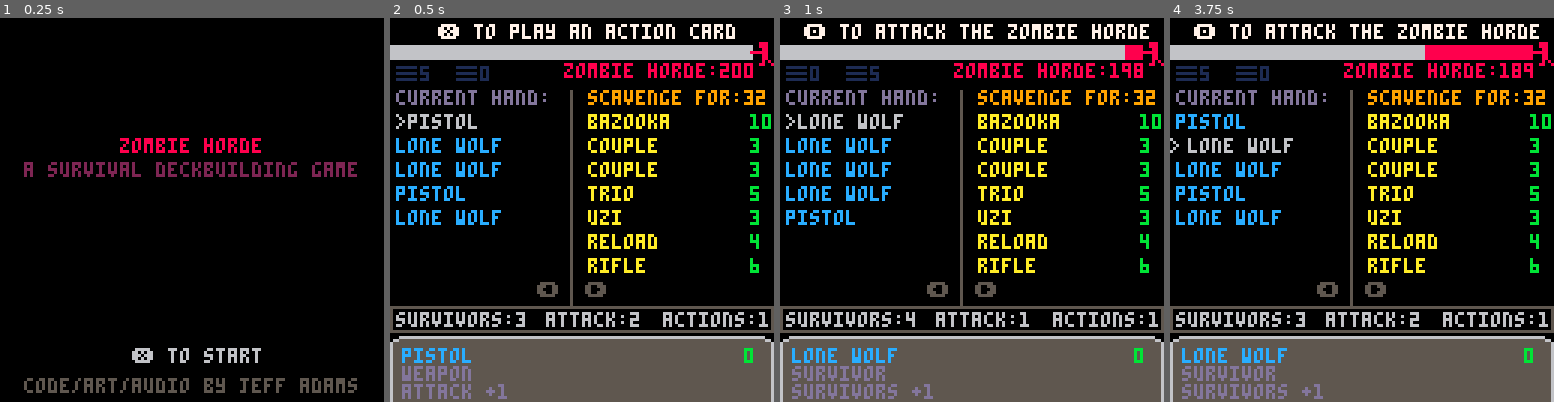
Above: before the commit, frames 1-4 (left to right).
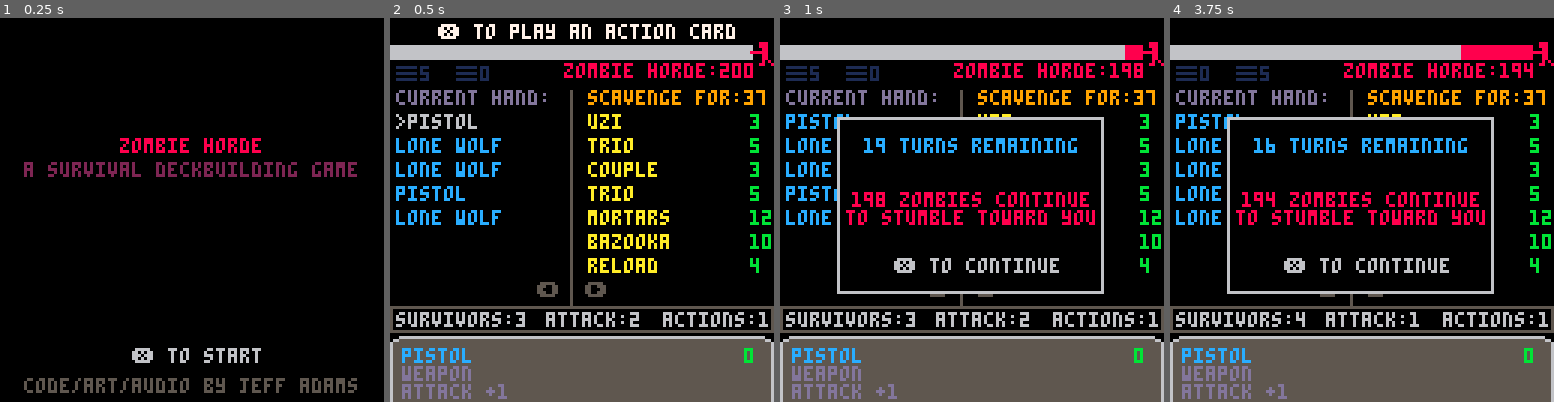
Above: after the commit, the same moments.

Repository: jeff-adams/pico8
Game: PICO-8 cartridge dev/zombie.p8
Two runs of this game, one before a commit and one after it. Both use one fixed random seed, a clock stepped at 60 frames per second and the inputs below.
Inputs:
- Up to frame 1 (0.25 s): no input
- Up to frame 2 (0.5 s): tap X (X key) at 0.33 s
- Up to frame 3 (1 s): tap O (Z key) at 0.7 s
- Up to frame 4 (3.75 s): tap X (X key) at 1.07, 1.85, 2.97 s; hold Right 1.6-2.1 s; tap O (Z key) every 0.4 s from 1.7 to 3.7 s; hold Up 2.15-2.42 s; hold Right 2.47-3.03 s; hold Left 3.08-3.58 s; hold Down from 3.63 s (still down)

Frame 1 is identical in both runs. In frame 2, 1.8% of the frame differs, in the area x 51-100%, y 20-67%; in frame 3, 12%, in the area x 1-100%, y 1-100%; in frame 4, 12%.

Commit message:
Add trash action and turn message to zombie

Diff:
--- a/dev/zombie.p8
+++ b/dev/zombie.p8
@@ -5,10 +5,8 @@
 --by jeff adams
 
 --todo
---balance scavenge
 --bug: too many cards in hand
---card graphic
---menu
+--better name for trash action
 --balance cards
 --sfx/music
 --graphics for card types
@@ -45,7 +43,6 @@
 	acts=0
 	surv=0
 	atk=0
-	scvng=1
 	turns=20
 	horde=200
 	current={card={},sel=1,cards=hand}
@@ -132,8 +129,8 @@
 			qty=2
 		},
 		{
-			cost=4,
-			title="weakest link",
+			cost=3,
+			title="trash",
 			ctype="action",
 			desc="trash any cards from hand",
 			actions=
@@ -143,7 +140,7 @@
 					val=0
 				}
 			},
-			qty=0
+			qty=5
 		},
 		{
 			cost=4,
@@ -250,7 +247,9 @@
 end
 
 function trash_action(_amount)
-	--trash an amount of cards from hand
+	current.sel=1
+	update_state=update_trash
+	draw_state=draw_trash
 end
 
 function action_action(_amount)
@@ -263,6 +262,10 @@
 
 function scavenge_action(_amount)
 	scvng+=_amount
+end
+
+function attack_action(_amount)
+	atk+=_amount
 end
 
 -->8
@@ -332,7 +335,6 @@
 function scavenge_card(_card)
 	if surv >= _card.cost then
 		surv-=_card.cost
-		scvng-=1
 		add(discard,_card)
 		del(scavenge,_card)
 		refresh_scavenge()
@@ -362,10 +364,8 @@
 		game_btns()
 		game_messages()
 	else
-		win_check()
 		discard_hand()
 		init_player()
-		turns-=1
 	end
 end
 
@@ -420,13 +420,17 @@
 	end
 	if btnp(🅾️) then
 		attack_horde()
+		draw_state=draw_turn
+		update_state=update_turn
 		is_player_turn=false
+		turns-=1
+		win_check()
 	end
 end
 
 function win_check()
 	if horde<=0 or turns <=0 then
-		draw_state=game_over_draw
+		draw_state=draw_gameover
 	end
 end
 
@@ -434,6 +438,29 @@
 	if btnp(❎) then
 		update_state=update_game
 		draw_state=draw_game
+	end
+end
+
+function update_turn()
+	if btnp(❎) then
+		update_state=update_game
+		draw_state=draw_game
+	end
+end
+
+function update_trash()
+	if btnp(❎) then
+		del(hand,hand[current.sel])
+	end
+	if btnp(🅾️) then
+		update_state=update_game
+		draw_state=draw_game
+	end
+	if btnp(⬇️) then
+		next_card()
+	end
+	if btnp(⬆️) then
+		previous_card()
 	end
 end
 -->8
@@ -474,7 +501,9 @@
 	print("▤"..#draw.."  ▤"..#discard,2,16,1)
 	print("current hand:",2,24,13)
 	for i=1,#hand do
-		if current.cards==hand and i==current.sel then
+		if current.cards==hand
+		and i==current.sel
+		and is_player_turn then
 			if sec%5==0 then
 				print(">",2,i*8+24,6)
 			else
@@ -490,7 +519,9 @@
 function draw_scavenge()
 	print("scavenge for:"..#deck,66,24,9)
 	for i=1,#scavenge do
-		if current.cards==scavenge and i==current.sel then
+		if current.cards==scavenge
+		and i==current.sel
+		and is_player_turn then
 			if sec%5==0 then
 				print(">",64,i*8+24,15)
 			else
@@ -505,7 +536,7 @@
 end
 
 function draw_horde()
-	for i=20,1,-1 do
+	for i=20,0,-1 do
 		print("█",i*6-6,9,8)
 	end
 	for i=turns,1,-1 do
@@ -534,17 +565,17 @@
 end
 
 function draw_message()
-	if message!=nil then
+	if message!=nil and is_player_turn then
 		local _x=(128-(#message/2*8))/2
 		print(message,_x,2,7)
 	end
 	print("⬅️  ➡️",49,88,5)
 end
 
-function game_over_draw()
+function draw_gameover()
 	draw_game()
 	rectfill(26,33,96,66,0)
-	if horde<=199 then
+	if horde<=0 then
 		rect(25,32,97,67,11)
 		print("congratulations",30,35,11)
 		print("you have defeated",28,50,11)
@@ -574,6 +605,21 @@
 	printc("a survival deckbuilding game",48,2)
 	printc("❎ to start",110,6)
 	printc("code/art/audio by jeff adams",120,5)
+end
+
+function draw_turn()
+	draw_game()
+	rect(19,33,107,91,6)
+	rectfill(20,34,106,90,0)
+	printc(turns.." turns remaining",40,12)
+	printc(horde.." zombies continue",58,8)
+	printc("to stumble toward you",64,8)
+	printc("❎ to continue",80,6)
+end
+
+function draw_trash()
+	draw_game()
+	message="❎ to trash card, 🅾️ to finish"
 end
 __gfx__
 00000000000888000000000000000000000000000000000000000000000000000000000000000000000000000000000000000000000000000000000000000000
